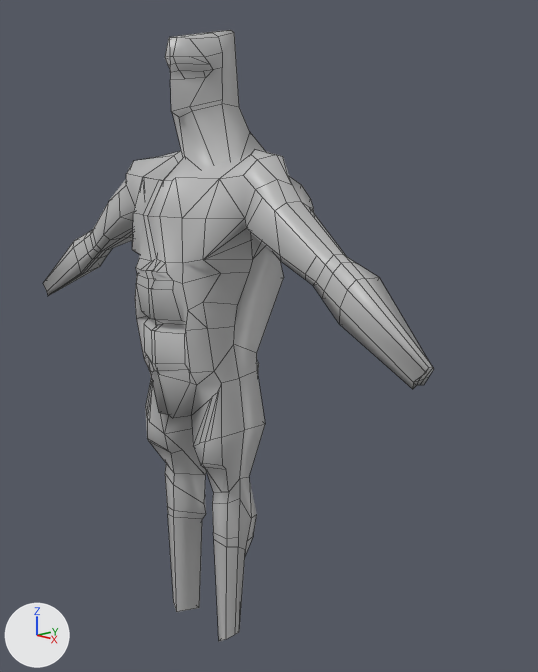
The Blender file human.blend as it was, and as the next commit left it.
Rendered twice from a 50 mm lens placed at (4.64, -3.63, 4.12), pointed at (0.34, 0.44, 2.78). Every picture has the same lights, and +X, +Y and +Z are marked at lower left. Mesh edges are drawn as thin lines.
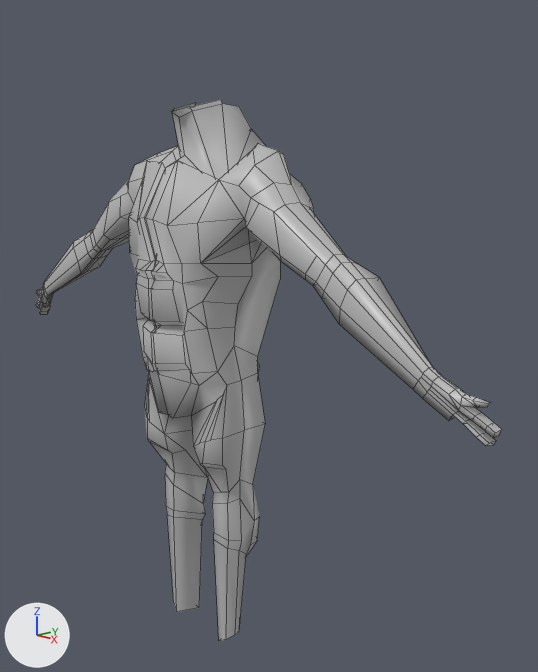
What differs and where, as boxes [x1, y1, x2, y2] in the pictures (538 x 672 px):
'Cube.001', reshaped (19% wider, 11% shorter)
    before: [43, 30, 434, 641]
    after: [36, 100, 502, 641]
part 1 of me_cube_001, cut back
    before: [97, 30, 333, 625]
    after: [97, 100, 333, 625]
part 2 of me_cube_001, built on
    before: [43, 241, 434, 389]
    after: [36, 241, 502, 446]

What changed in the scene script:
```text
Change me_cube_001:
    used by ob_cube_001; location = (0.0, 0.0, 3.069)
    remove me_cube_001.from_pydata(...)  # 275 vertices, 246 faces, 1 loose edge; spans x -2.3..0.0, y -0.48..0.55, z -2.87..2.07
    add me_cube_001.from_pydata(...)  # 321 vertices, 290 faces, 3 loose edges; spans x -2.69..0.01, y -0.49..0.57, z -2.87..1.77
    me_cube_001 part 1
    27 vertices are removed from x -0.18..0.0, y -0.24..0.31, z 1.5..2.07
    25 faces are deleted
    9 vertices in x -0.32..0.0, y -0.46..-0.28, z -0.17..-0.07 move by (0.01, -0.01, -0.01)
    8 vertices in x -1.03..-0.13, y -0.18..0.35, z -2.0..0.97 move by (0.0, 0.0, -0.01)
    4 vertices in x -0.26..0.0, y -0.4..0.53, z -0.06..1.0 move by (0.0, -0.01, -0.01)
    3 vertices in x -0.31..-0.19, y -0.35..0.15, z -1.85..-0.44 move by (-0.01, 0.0, 0.0)
    91 vertices move from x -1.03..0.0, y -0.47..0.47, z -2.09..1.32 to x -1.01..0.01, y -0.49..0.57, z -2.14..1.34
    3 vertices are added at (-0.16, 0.3, 1.5), (-0.15, 0.12, 1.54), (-0.04, -0.17, 1.77)
    2 loose edges are added
    3 new faces join them, smooth
    me_cube_001 part 2
    3 vertices are removed from x -2.29..-2.23, y -0.19..-0.14, z -0.15..-0.09
    9 faces are deleted
    1 vertex moves from x -2.21, y -0.19, z -0.16 to x -2.24, y -0.19, z -0.14
    73 vertices are added at x -2.69..-2.24, y -0.19..0.01, z -0.48..-0.09
    67 new faces join them, smooth
    8 new faces join them
```
